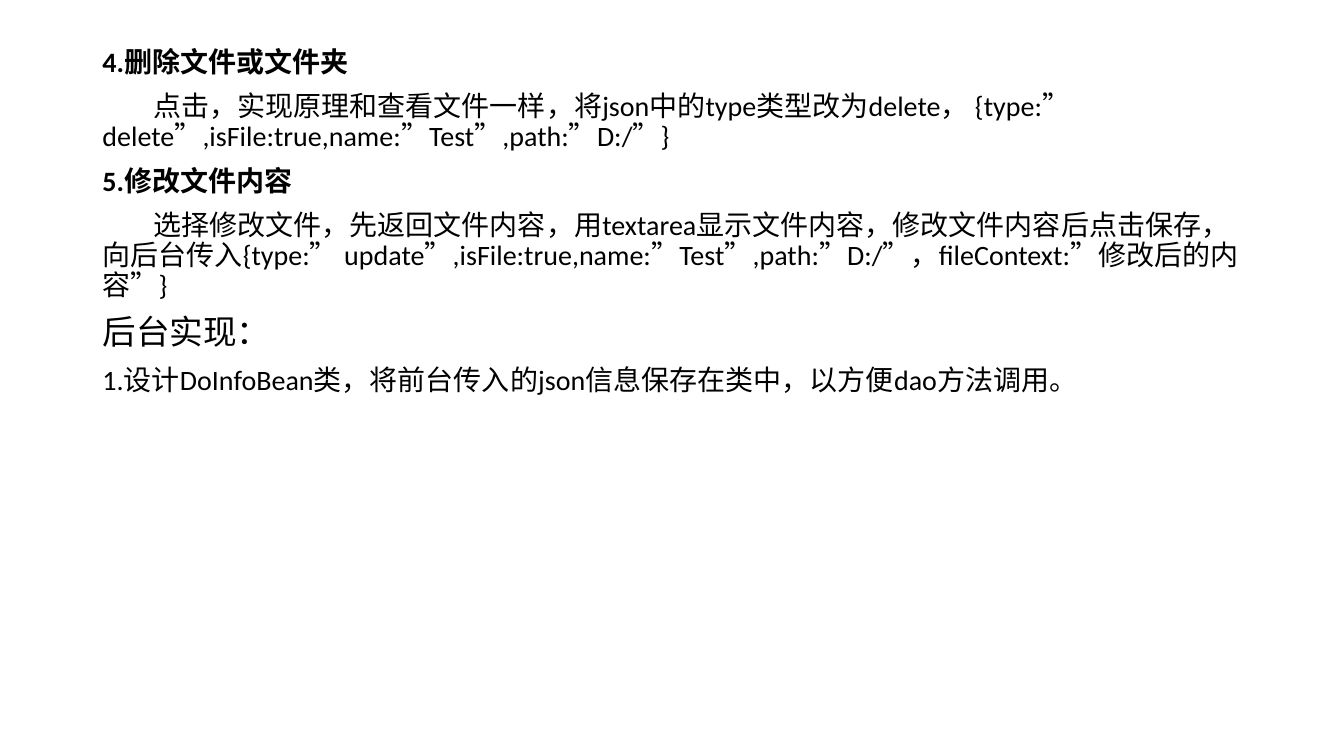
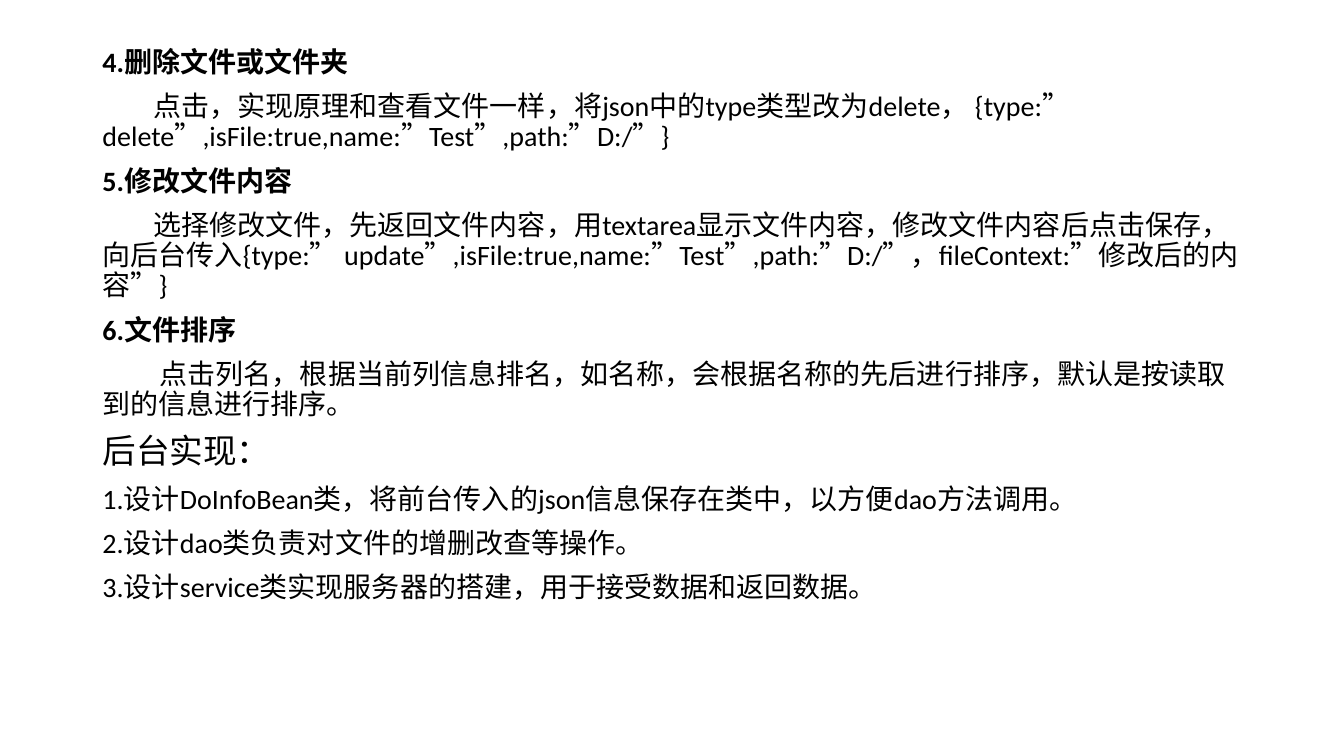
Before and after one commit to huangxgv/Test, a slide deck: slide 6 of haungxg.study2/文件管理系统（阶段二习题）分析报告.pptx. Drawn at 1344x756 pixels with LibreOffice and Linux fonts; fonts in the diff are those of the drawing. Boxes give left, top, right and bottom in pixels: in the first picture for what was removed or moved away, otherwise in the second. Text is boxed around its words. In the diff, an @@ line names an element or a change of style, - is before the commit and + after.

Commit message:
文件管理系统需求分析报告修改

```diff
--- a/haungxg.study2/文件管理系统（阶段二习题）分析报告.pptx
+++ b/haungxg.study2/文件管理系统（阶段二习题）分析报告.pptx
@@ text at box(102, 316, 1226, 417): paragraphs added @@
+6.文件排序
+点击列名，根据当前列信息排名，如名称，会根据名称的先后进行排序，默认是按读取到的信息进行排序。
@@ text at box(102, 530, 876, 600): paragraphs added @@
+2.设计dao类负责对文件的增删改查等操作。
+3.设计service类实现服务器的搭建，用于接受数据和返回数据。
```
Also in this commit, not shown: 3 other slides changed.
